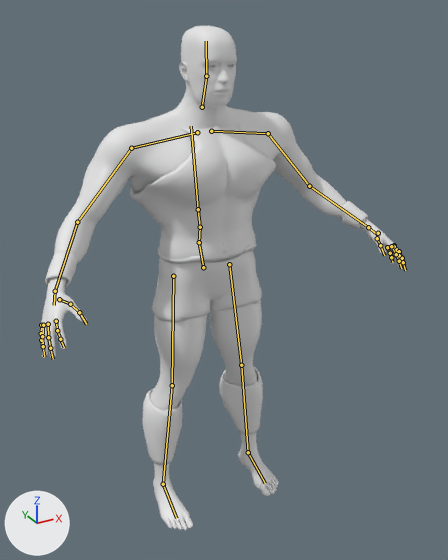
A saved change to the glTF model godot/assets/models/damon_mh.glb.
The view is the same before and after, from a camera (50 mm lens) standing at (-0.911, -1.81, 0.971) and looking at (-0.03, -0.208, 0.17). Arrows for +X, +Y and +Z are at lower left; the lights stay in place. The picture after the commit comes second. The bones that change, and the others that lie on the model, are drawn over the model as lines.

Names of what the first picture shows: 'Belt', 'Body', 'Bracers', 'Cuirass', 'Greaves', 'Kilt'.
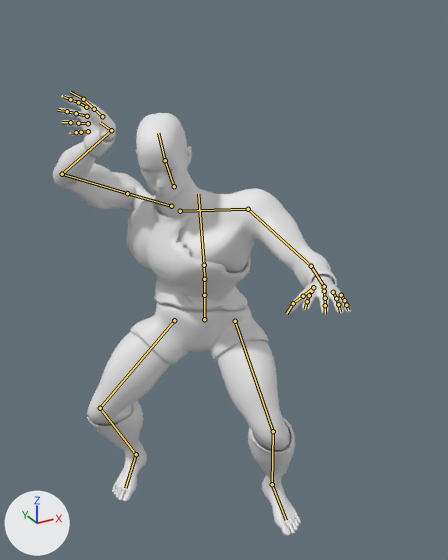
The newer file adds an action. The first version stands in its rest pose; the second is drawn at frame 5 of the action 'Atk_A'.

The edits, one by one:
Bone 'pelvis' (bone_pelvis) moves from (0.0, 0.0, 0.0) to (0.0, -0.19, -0.073).
Bone 'pelvis' (bone_pelvis) turns from (0, 0, 0) to (5, -28, -12) degrees about its own x, y and z.
Bone 'spine_01' (bone_spine_01) turns from (0, 0, 0) to (-18, -9, 2) degrees about its own x, y and z.
Bone 'spine_02' (bone_spine_02) turns from (0, 0, 0) to (42, -24, -22) degrees about its own x, y and z.
Bone 'spine_03' (bone_spine_03) turns from (0, 0, 0) to (-2, -7, 2) degrees about its own x, y and z.
Bone 'clavicle_l' (bone_clavicle_l) turns from (0, 0, 0) to (-37, 14, -1) degrees about its own x, y and z.
Bone 'upperarm_l' (bone_upperarm_l) turns from (0, 0, 0) to (48, -29, -1) degrees about its own x, y and z.
Bone 'lowerarm_l' (bone_lowerarm_l) turns from (0, 0, 0) to (10, -3, 13) degrees about its own x, y and z.
Bone 'hand_l' (bone_hand_l) turns from (0, 0, 0) to (2, 24, 6) degrees about its own x, y and z.
Bone 'clavicle_r' (bone_clavicle_r) turns from (0, 0, 0) to (-29, 115, -29) degrees about its own x, y and z.
Bone 'upperarm_r' (bone_upperarm_r) turns from (0, 0, 0) to (22, -32, 37) degrees about its own x, y and z.
Bone 'lowerarm_r' (bone_lowerarm_r) turns from (0, 0, 0) to (38, -2, 20) degrees about its own x, y and z.
Bone 'hand_r' (bone_hand_r) turns from (0, 0, 0) to (-139, 16, 50) degrees about its own x, y and z.
Bone 'neck_01' (bone_neck_01) turns from (0, 0, 0) to (-13, 19, -6) degrees about its own x, y and z.
Bone 'head' (bone_head) turns from (0, 0, 0) to (20, 26, 3) degrees about its own x, y and z.
Bone 'thigh_l' (bone_thigh_l) turns from (0, 0, 0) to (-46, -8, 15) degrees about its own x, y and z.
Bone 'calf_l' (bone_calf_l) turns from (0, 0, 0) to (66, 1, 1) degrees about its own x, y and z.
Bone 'foot_l' (bone_foot_l) turns from (0, 0, 0) to (-17, -5, 0) degrees about its own x, y and z.
Bone 'thigh_r' (bone_thigh_r) turns from (0, 0, 0) to (-45, 39, -6) degrees about its own x, y and z.
Bone 'calf_r' (bone_calf_r) turns from (0, 0, 0) to (65, 1, -2) degrees about its own x, y and z.
Bone 'foot_r' (bone_foot_r) turns from (0, 0, 0) to (-17, -16, -34) degrees about its own x, y and z.

What differs and where, as boxes (x1, y1, x2, y2) in the pictures (448 x 560 px):
'Body', posed (19% narrower, 12% shorter)
    before: (39, 26, 407, 530)
    after: (53, 93, 351, 536)
'Cuirass', posed (15% narrower, 13% shorter)
    before: (130, 123, 276, 262)
    after: (127, 190, 251, 311)
'Kilt', posed (26% wider, 14% shorter)
    before: (152, 250, 262, 322)
    after: (130, 302, 269, 364)
'Greaves', posed
    before: (142, 366, 263, 465)
    after: (87, 401, 295, 478)
'Bracers', posed (21% narrower, 81% taller)
    before: (45, 201, 368, 288)
    after: (83, 129, 337, 287)
bone 'pelvis', root to tip
    before: (203, 267) to (199, 242)
    after: (204, 319) to (204, 295)
bone 'spine_01', root to tip
    before: (199, 242) to (200, 227)
    after: (204, 295) to (204, 279)
bone 'spine_02', root to tip
    before: (200, 227) to (198, 209)
    after: (204, 279) to (204, 265)
bone 'spine_03', root to tip
    before: (198, 209) to (191, 126)
    after: (204, 265) to (198, 194)
bone 'clavicle_l', root to tip
    before: (211, 131) to (268, 133)
    after: (180, 211) to (248, 209)
bone 'upperarm_l', root to tip
    before: (268, 133) to (309, 186)
    after: (248, 209) to (311, 266)
bone 'lowerarm_l', root to tip
    before: (309, 186) to (368, 227)
    after: (311, 266) to (324, 286)
bone 'hand_l', root to tip
    before: (368, 227) to (379, 236)
    after: (324, 286) to (322, 289)
bone 'clavicle_r', root to tip
    before: (197, 132) to (131, 148)
    after: (171, 206) to (127, 193)
bone 'upperarm_r', root to tip
    before: (131, 148) to (77, 222)
    after: (127, 193) to (62, 174)
bone 'lowerarm_r', root to tip
    before: (77, 222) to (55, 291)
    after: (62, 174) to (111, 130)
bone 'hand_r', root to tip
    before: (55, 291) to (54, 305)
    after: (111, 130) to (100, 122)
bone 'neck_01', root to tip
    before: (202, 107) to (206, 76)
    after: (174, 186) to (165, 160)
bone 'head', root to tip
    before: (206, 76) to (206, 41)
    after: (165, 160) to (158, 133)
bone 'thigh_l', root to tip
    before: (229, 264) to (241, 365)
    after: (235, 321) to (273, 431)
bone 'calf_l', root to tip
    before: (241, 365) to (248, 452)
    after: (273, 431) to (272, 484)
bone 'foot_l', root to tip
    before: (248, 452) to (265, 483)
    after: (272, 484) to (286, 520)
bone 'thigh_r', root to tip
    before: (173, 276) to (172, 385)
    after: (174, 320) to (100, 408)
bone 'calf_r', root to tip
    before: (172, 385) to (163, 484)
    after: (100, 408) to (136, 454)
bone 'foot_r', root to tip
    before: (163, 484) to (176, 518)
    after: (136, 454) to (125, 488)
